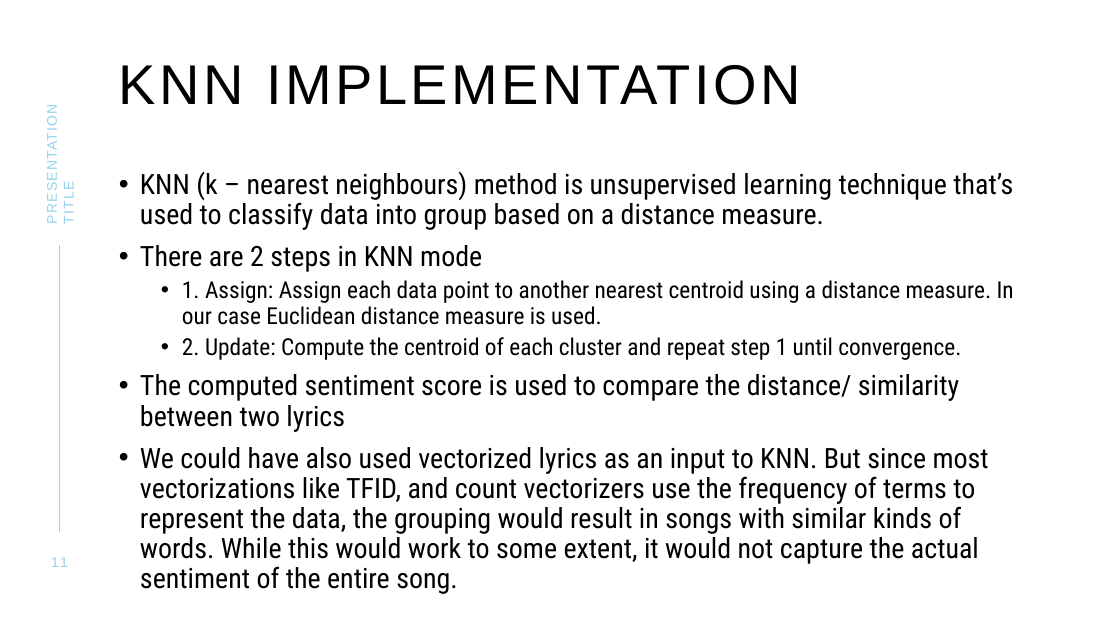
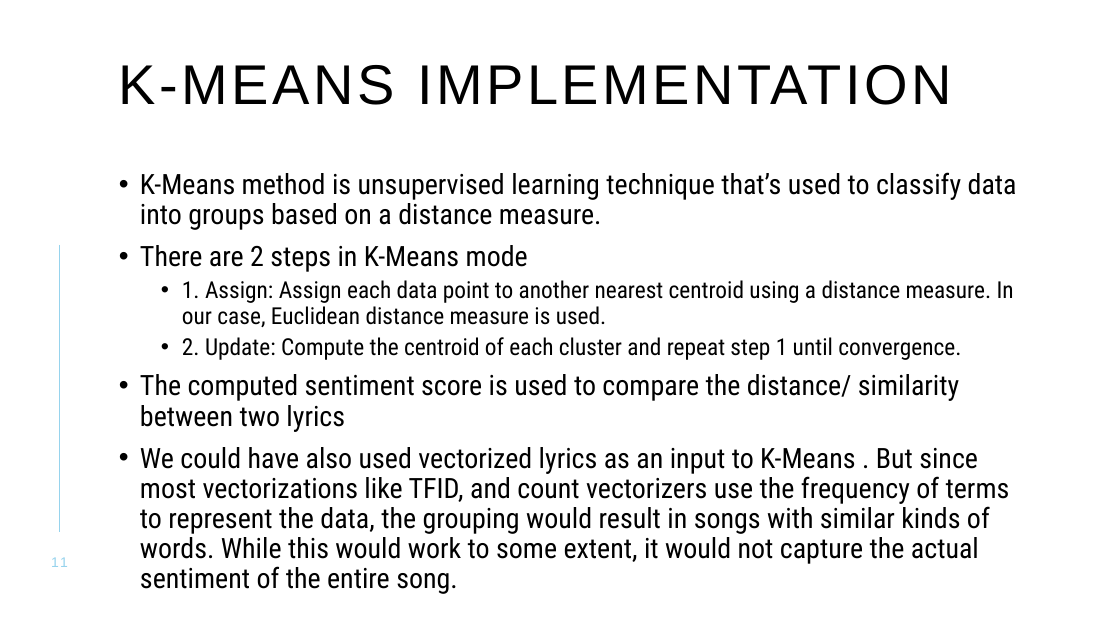
Before and after one commit to PratikshaAigal/AuctionSoftwareHackathon, a slide deck: slide 11 of PPT.pptx. Drawn at 1120x630 pixels with LibreOffice and Linux fonts; fonts in the diff are those of the drawing. Boxes give left, top, right and bottom in pixels: in the first picture for what was removed or moved away, otherwise in the second. Text is boxed around its words. In the diff, an @@ line names an element or a change of style, - is before the commit and + after.

Commit message:
update the ppt

```diff
--- a/PPT.pptx
+++ b/PPT.pptx
@@ title at (119,65,951,105): text changed @@
-KNN IMPLEMENTATION
+K-MEANS IMPLEMENTATION
@@ text removed at (44,116,77,223) @@
-PRESENTATION TITLE
@@ text at (140,172,1017,327): text changed @@
-• KNN (k – nearest neighbours) method is unsupervised learning technique that’s used to classify data into group based on a distance measure.
-• There are 2 steps in KNN mode
-  • 1. Assign: Assign each data point to another nearest centroid using a distance measure. In our case Euclidean distance measure is used.
+• K-Means method is unsupervised learning technique that’s used to classify data into groups based on a distance measure.
+• There are 2 steps in K-Means mode
+  • 1. Assign: Assign each data point to another nearest centroid using a distance measure. In our case, Euclidean distance measure is used.
@@ text at (140,447,1010,564): text changed @@
-• We could have also used vectorized lyrics as an input to KNN. But since most vectorizations like TFID, and count vectorizers use the frequency of terms to represent the data, the grouping would result in songs with similar kinds of words. While this would work to some extent, it would not capture the actual sentiment of the entire song.
+• We could have also used vectorized lyrics as an input to K-Means . But since most vectorizations like TFID, and count vectorizers use the frequency of terms to represent the data, the grouping would result in songs with similar kinds of words. While this would work to some extent, it would not capture the actual sentiment of the entire song.
```
Also in this commit, not shown: 7 other slides changed.
